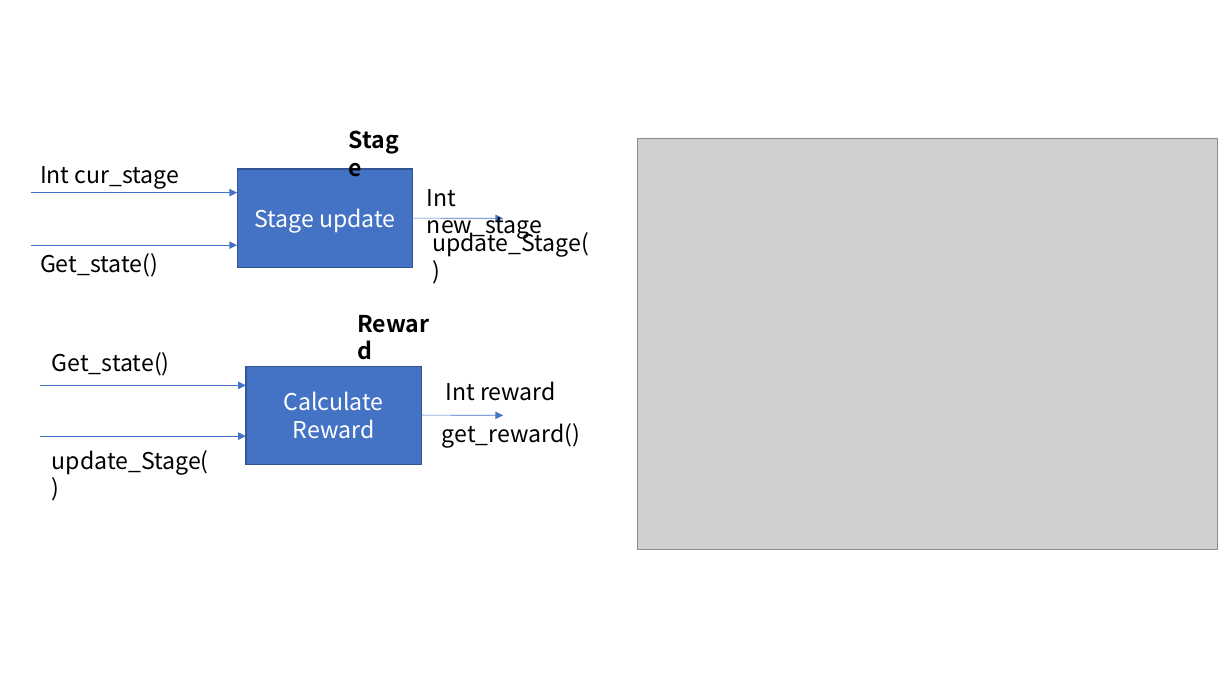
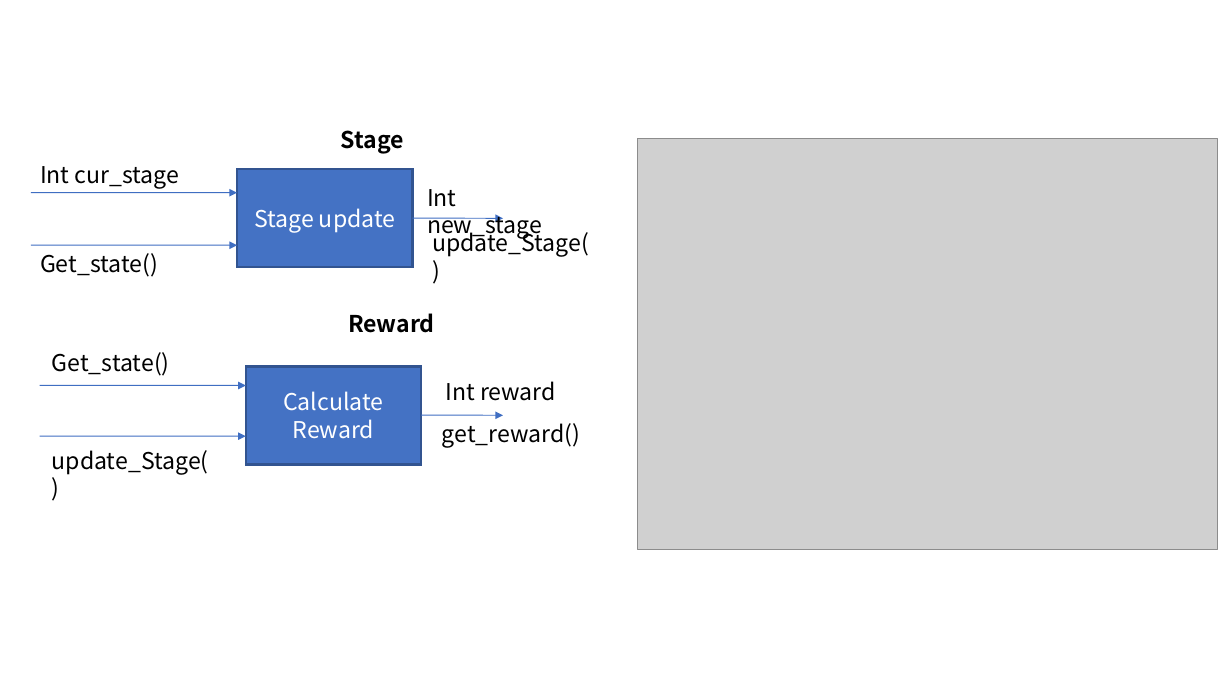
Before and after one commit to ttopeor/RLproject, a slide deck: slide 4 of reference/FinalPresentationPPT.pptx (slide 3 before the commit). Drawn at 1232x693 pixels with LibreOffice and Linux fonts; fonts in the diff are those of the drawing; grey boxes stand for pictures. Boxes give left, top, right and bottom in pixels: in the first picture for what was removed or moved away, otherwise in the second. Text is boxed around its words. In the diff, an @@ line names an element or a change of style, - is before the commit and + after.

```diff
--- a/reference/FinalPresentationPPT.pptx
+++ b/reference/FinalPresentationPPT.pptx
@@ text "Stage" rewrapped from [75, 167, 180, 189] to [341, 130, 404, 154] @@
@@ text "Int cur_stage" rewrapped from [40, 166, 209, 474] to [40, 166, 180, 189] @@
@@ rectangle "Stage update" at [238, 169, 413, 267]: outline #325491 1 pt to #325491 2 pt @@
@@ arrow removed from (412, 218) to (503, 218) @@
@@ freeform shape added at [412, 218, 503, 218], outline #3F6FC3 0.75 pt @@
@@ arrow removed from (31, 245) to (238, 245) @@
@@ freeform shape added at [31, 245, 238, 245], outline #3F6FC3 0.75 pt @@
@@ text "Reward" rewrapped from [293, 419, 375, 439] to [348, 313, 435, 333] @@
@@ arrow removed from (421, 415) to (503, 416) @@
@@ freeform shape added at [421, 415, 504, 415], outline #3F6FC3 0.75 pt @@
@@ arrow removed from (40, 436) to (246, 436) @@
@@ freeform shape added at [40, 436, 246, 436], outline #3F6FC3 0.75 pt @@
```
Also in this commit, not shown: 4 other slides changed, 5 slides added, 1 other file.
